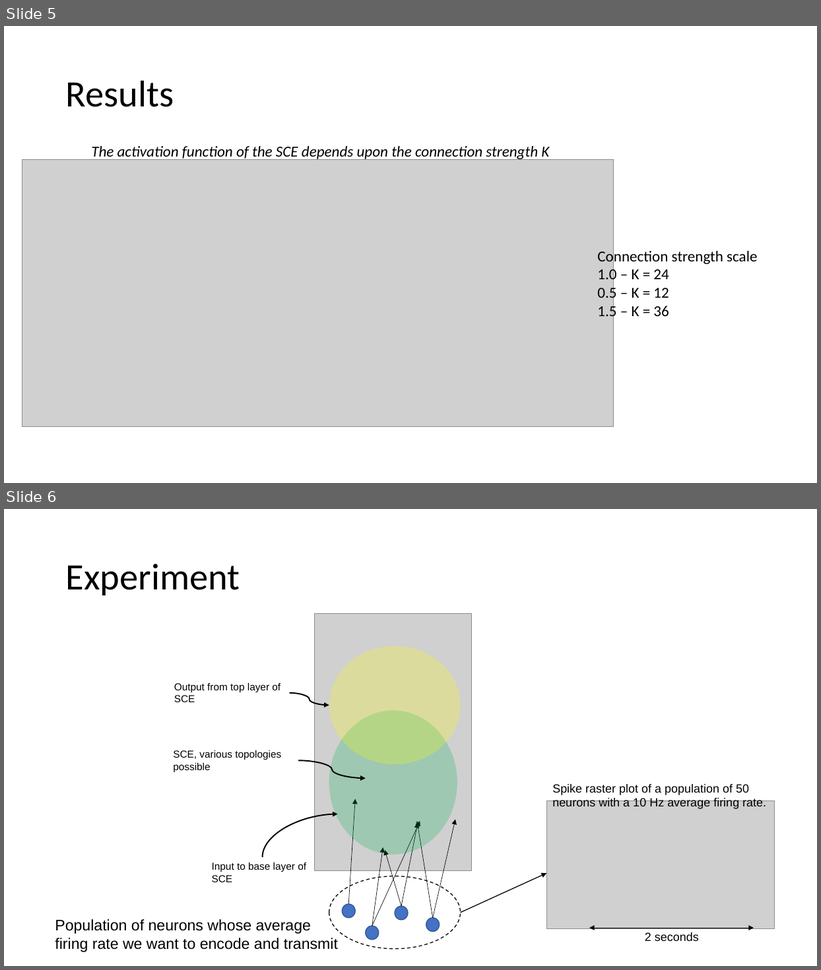
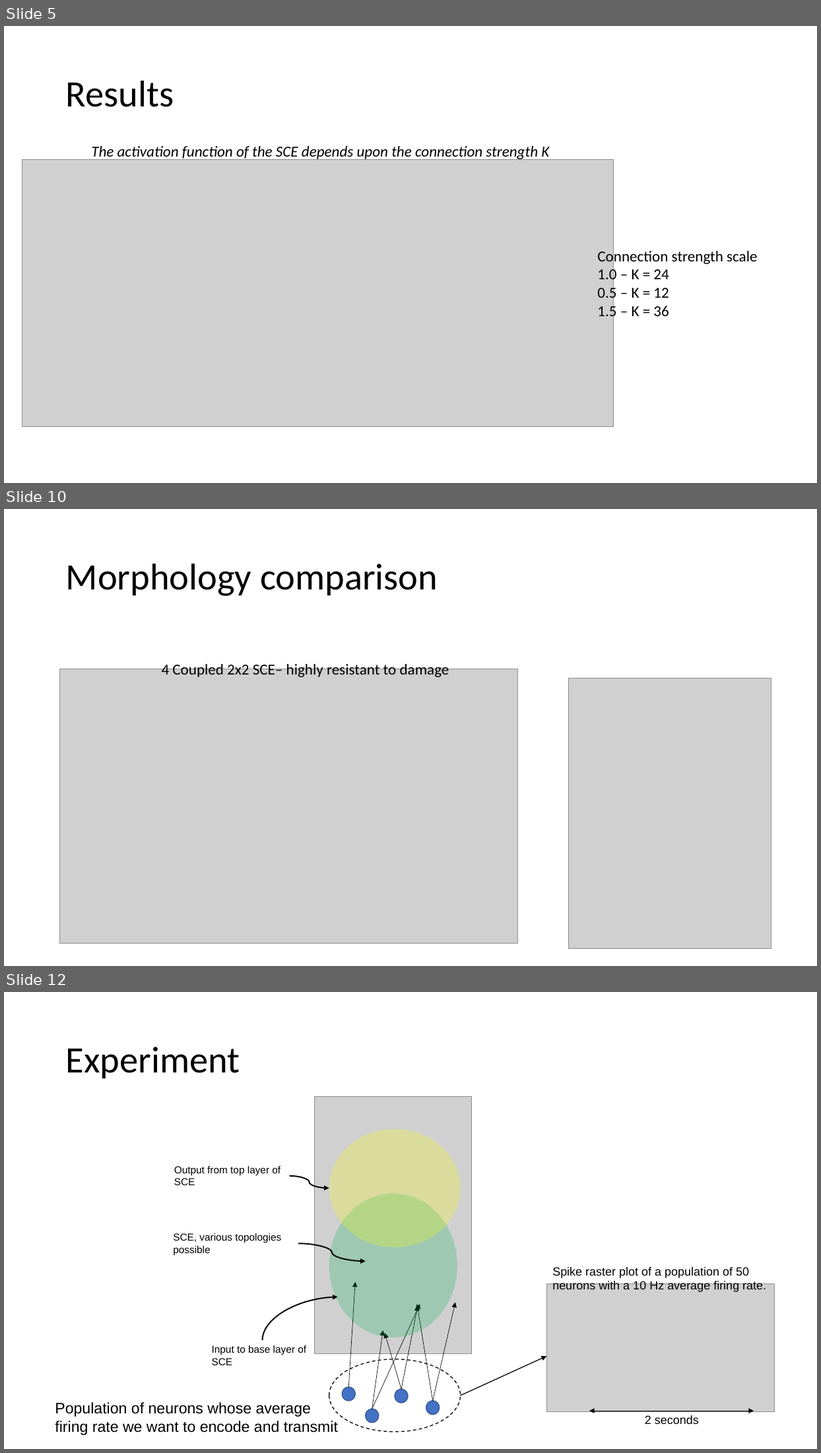
Before and after one commit to vbaker145/neuron, a slide deck: encoding_paper/Firing Rate Encoding Analysis.pptx. Shown one above the other, each under a label of ours: slides 5 and 6 before the commit, slides 5, 10 and 12 after it; the slides between them are not shown. The pictures are 821x970 and 821x1453 pixels, drawn with LibreOffice and Linux fonts; fonts in the diff are those of the drawing; grey boxes stand for pictures; background and template pictures are left out. Boxes give left, top, right and bottom in pixels: in the first picture for what was removed or moved away, otherwise in the second. Text is boxed around its words. In the diff, an @@ line names an element or a change of style, - is before the commit and + after.

Commit message:
Netowrk damage experiments. One big SCE andcoupled SCE are resilient, independent SCE are not

```diff
--- a/encoding_paper/Firing Rate Encoding Analysis.pptx
+++ b/encoding_paper/Firing Rate Encoding Analysis.pptx
@@ slide 10 added at (4, 509, 817, 966), background #FFFFFF @@
@@ title added at (66, 563, 438, 596), 44 pt, text #000000 @@
+Morphology comparison
@@ text added at (162, 661, 450, 677), 18 pt, text #000000 @@
+4 Coupled 2x2 SCE– highly resistant to damage
@@ picture added at (60, 669, 518, 943) @@
@@ picture added at (569, 679, 772, 949) @@
@@ what was slide 6 is now slide 12 @@
```
Also in this commit, not shown: 5 other slides added, 13 other files.
